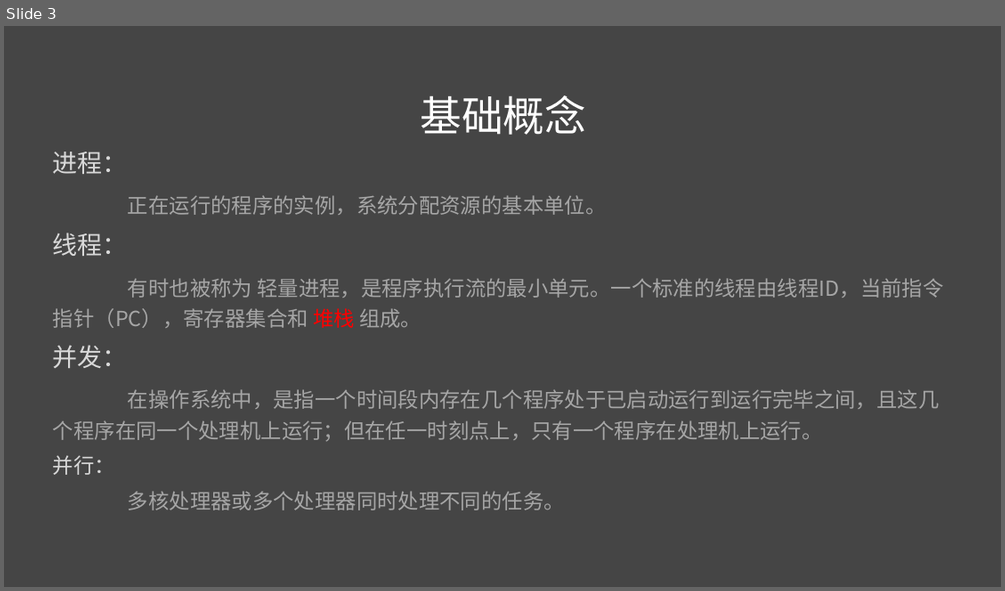
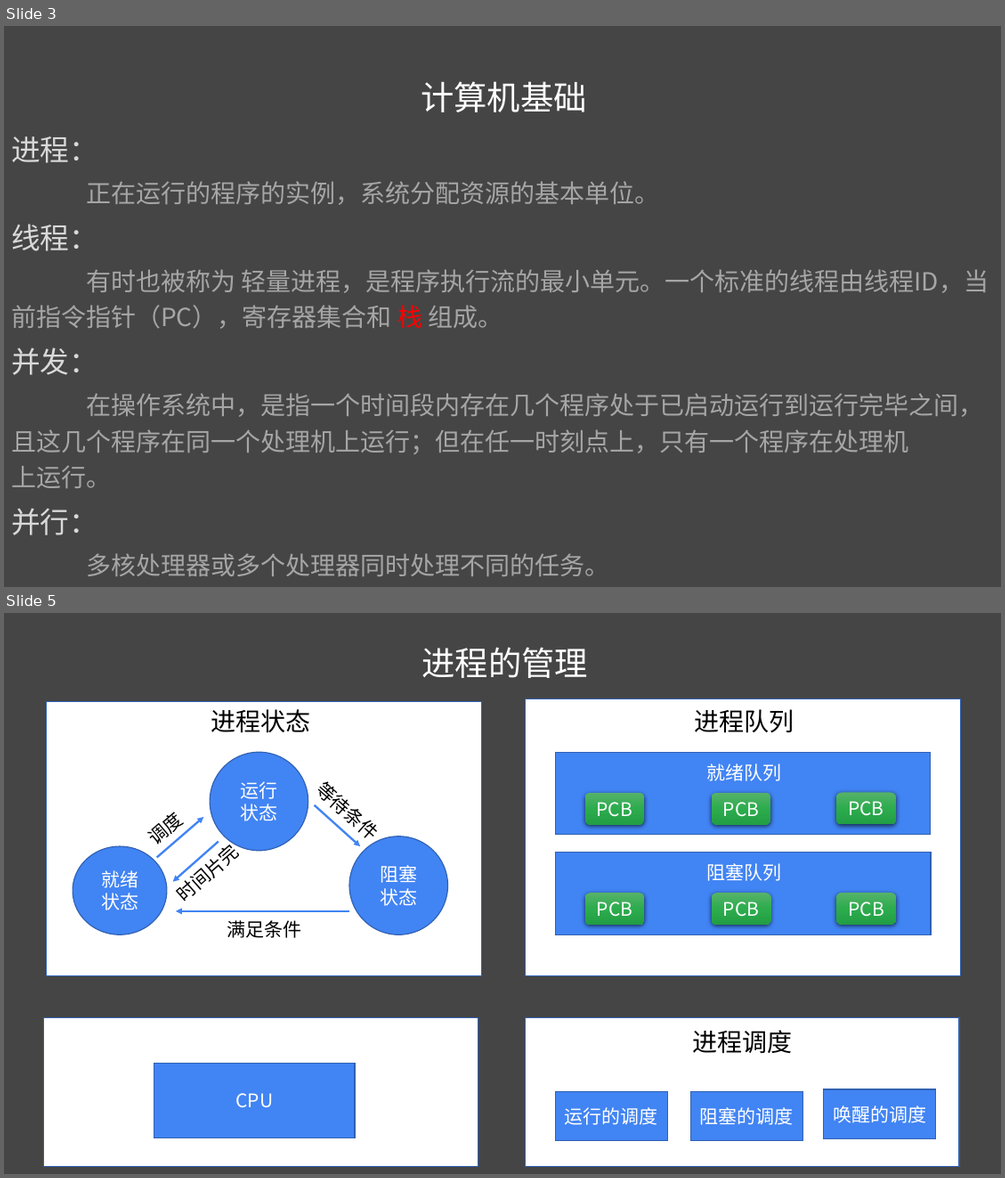
Before and after one commit to liuweiGL/share, a slide deck: ppt/JavaScript基础二.pptx. Shown one above the other, each under a label of ours: slide 3 before the commit, slides 3 and 5 after it; the slides between them are not shown. The pictures are 1005x591 and 1005x1178 pixels, drawn with LibreOffice and Linux fonts; fonts in the diff are those of the drawing. Boxes give left, top, right and bottom in pixels: in the first picture for what was removed or moved away, otherwise in the second. Text is boxed around its words. In the diff, an @@ line names an element or a change of style, - is before the commit and + after.

```diff
--- a/ppt/JavaScript基础二.pptx
+++ b/ppt/JavaScript基础二.pptx
@@ slide 5 added at <box>4,613,1001,1174</box>, background #454545 @@
@@ text added at <box>422,647,589,678</box>, 32 pt, text #FFFFFF @@
+进程的管理
@@ rectangle added at <box>46,701,481,976</box>, fill #FFFFFF, outline #3062B4 1 pt @@
@@ text added at <box>210,709,310,733</box>, 24 pt, text #000000 @@
+进程状态
@@ rectangle added at <box>526,699,961,976</box>, fill #FFFFFF, outline #3062B4 1 pt @@
@@ text added at <box>694,709,793,733</box>, 24 pt, text #000000 @@
+进程队列
@@ ellipse added at <box>210,752,308,851</box>, fill #4184F3, outline #3062B4 1 pt, 18 pt, text #FFFFFF @@
+运行状态
@@ rectangle added at <box>555,752,930,835</box>, fill #4184F3, outline #3062B4 1 pt @@
@@ text added at <box>706,763,781,781</box>, 18 pt, text #FFFFFF @@
+就绪队列
@@ text added at <box>315,781,371,833</box>, 18 pt, text #000000 @@
+等待条件
@@ rounded rectangle added at <box>585,793,645,825</box>, fill gradient #56B369 to #2DAD4F to #239F44, 18 pt, text #FFFFFF @@
+PCB
@@ rounded rectangle added at <box>712,793,771,825</box>, fill gradient #56B369 to #2DAD4F to #239F44, 18 pt, text #FFFFFF @@
+PCB
@@ rounded rectangle added at <box>836,793,896,825</box>, fill gradient #56B369 to #2DAD4F to #239F44, 18 pt, text #FFFFFF @@
+PCB
@@ arrow added from (156, 858) to (203, 817), #4184F3 2 pt @@
@@ text added at <box>156,815,185,851</box>, 18 pt, text #000000 @@
+调度
@@ arrow added from (315, 805) to (360, 846), #4184F3 2 pt @@
@@ ellipse added at <box>73,846,167,934</box>, fill #4184F3, outline #3062B4 1 pt, 18 pt, text #FFFFFF @@
+就绪状态
@@ arrow added from (218, 841) to (173, 882), #4184F3 2 pt @@
@@ text added at <box>185,847,241,900</box>, 18 pt, text #000000 @@
+时间片完
@@ ellipse added at <box>349,836,448,935</box>, fill #4184F3, outline #3062B4 1 pt, 18 pt, text #FFFFFF @@
+阻塞状态
@@ rectangle added at <box>556,852,931,934</box>, fill #4184F3, outline #3062B4 1 pt @@
@@ text added at <box>706,863,781,881</box>, 18 pt, text #FFFFFF @@
+阻塞队列
@@ rounded rectangle added at <box>585,892,645,925</box>, fill gradient #56B369 to #2DAD4F to #239F44, 18 pt, text #FFFFFF @@
+PCB
@@ rounded rectangle added at <box>712,892,771,925</box>, fill gradient #56B369 to #2DAD4F to #239F44, 18 pt, text #FFFFFF @@
+PCB
@@ rounded rectangle added at <box>836,892,896,925</box>, fill gradient #56B369 to #2DAD4F to #239F44, 18 pt, text #FFFFFF @@
+PCB
@@ arrow added from (349, 911) to (176, 911), #4184F3 2 pt @@
@@ text added at <box>227,920,302,938</box>, 18 pt, text #000000 @@
+满足条件
@@ rectangle added at <box>44,1018,478,1167</box>, fill #FFFFFF, outline #3062B4 1 pt @@
@@ rectangle added at <box>526,1018,960,1167</box>, fill #FFFFFF, outline #3062B4 1 pt @@
@@ text added at <box>692,1030,792,1054</box>, 24 pt, text #000000 @@
+进程调度
@@ rectangle added at <box>154,1063,355,1138</box>, fill #4184F3, outline #3062B4 1 pt, 18 pt, text #FFFFFF @@
+CPU
@@ rectangle added at <box>556,1092,668,1141</box>, fill #4184F3, outline #3062B4 1 pt, 18 pt, text #FFFFFF @@
+运行的调度
@@ rectangle added at <box>691,1092,803,1141</box>, fill #4184F3, outline #3062B4 1 pt, 18 pt, text #FFFFFF @@
+阻塞的调度
@@ rectangle added at <box>824,1089,936,1139</box>, fill #4184F3, outline #3062B4 1 pt, 18 pt, text #FFFFFF @@
+唤醒的调度
@@ slide 3 changed as well @@
@@ text at <box>421,81,587,112</box>: text changed; size 40 to 32 pt @@
-基础概念
+计算机基础
@@ text "进程：": place and size @@
-text "进程：" at <box>53,151,943,510</box>
+text "进程：" at <box>11,136,988,576</box>
@@ text at <box>11,136,659,576</box>: size 24 to 28 pt in "进程：", "线程：", "并发："; size 20 to 24 pt in "正在运行的程序的实例，系统分配资源的基本单位。", "多核处理器或多个处理器同时处理不同的任务。"; size 20 to 28 pt in "并行：" @@
@@ text at <box>11,269,988,329</box>: text changed; size 20 to 24 pt @@
-  有时也被称为 轻量进程，是程序执行流的最小单元。一个标准的线程由线程ID，当前指令指针（PC），寄存器集合和 堆栈 组成。
+  有时也被称为 轻量进程，是程序执行流的最小单元。一个标准的线程由线程ID，当 前指令指针（PC），寄存器集合和 栈 组成。
@@ text at <box>11,393,983,488</box>: text changed; size 20 to 24 pt @@
-  在操作系统中，是指一个时间段内存在几个程序处于已启动运行到运行完毕之间，且这几个程序在同一个处理机上运行；但在任一时刻点上，只有一个程序在处理机上运行。
+  在操作系统中，是指一个时间段内存在几个程序处于已启动运行到运行完毕之间， 且这几个程序在同一个处理机上运行；但在任一时刻点上，只有一个程序在处理机 上运行。
```
Also in this commit, not shown: 5 other slides changed, 5 other slides added.
